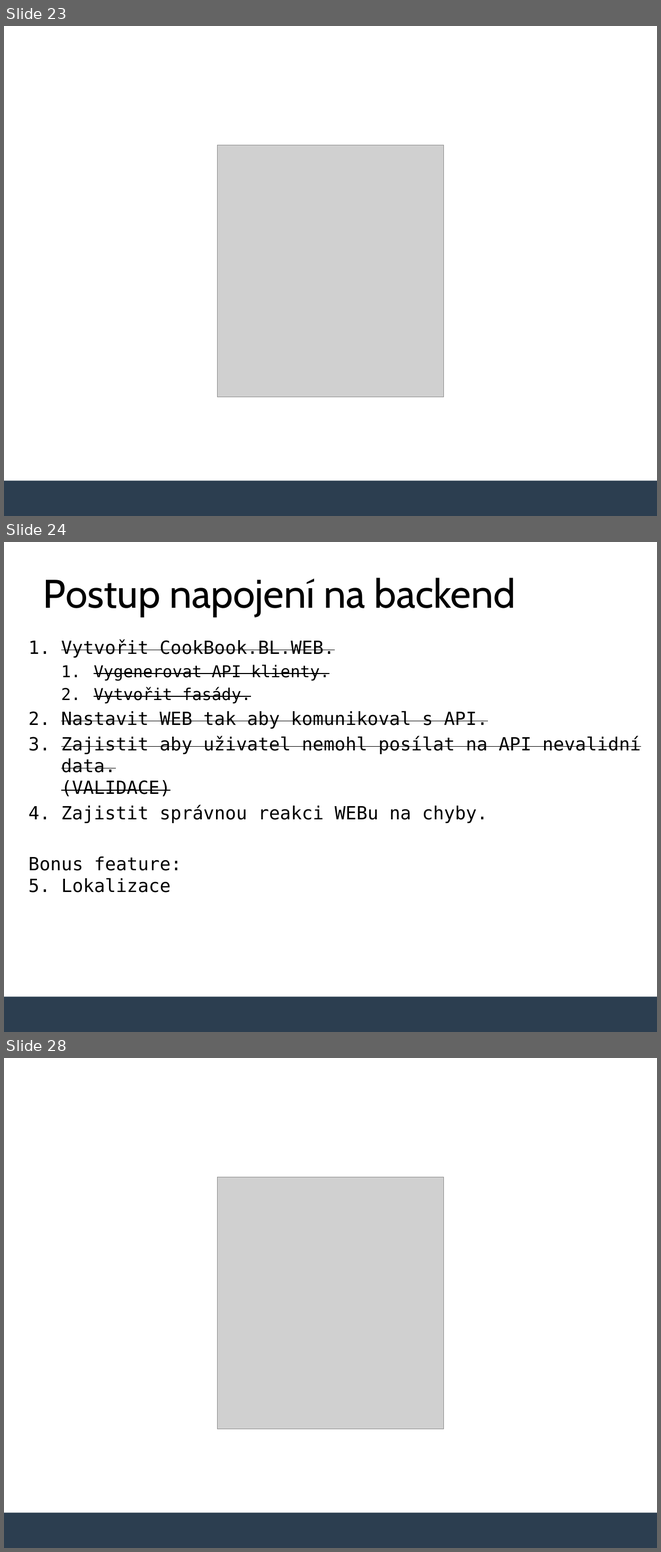
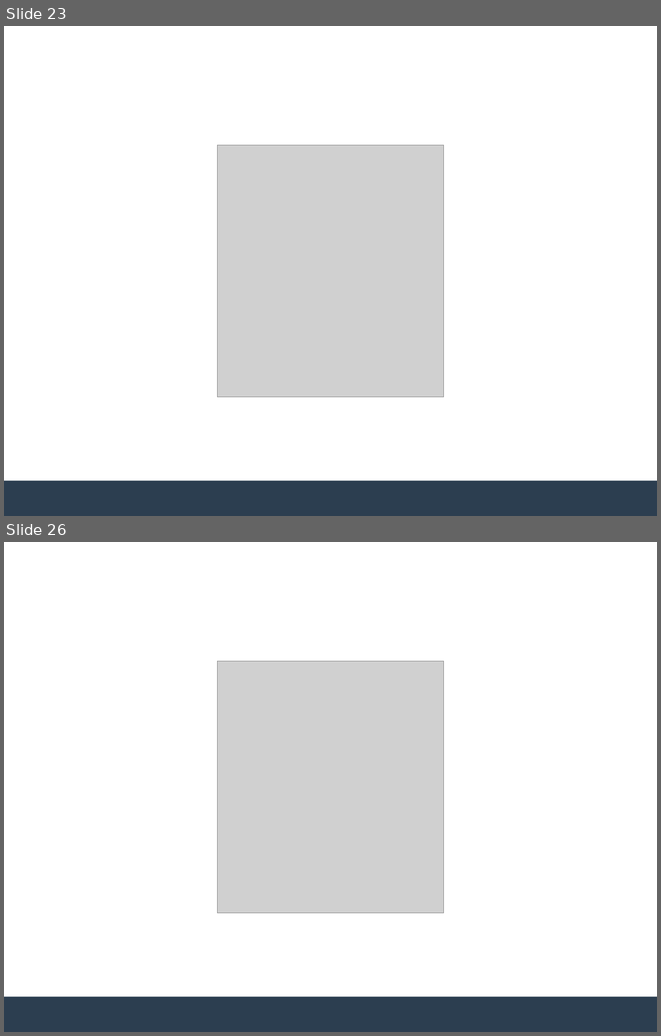
Before and after one commit to MichalTichy/Lecture-Integrating-Blazor-with-Backend, a slide deck: slides.pptx. Shown one above the other, each under a label of ours: slides 23, 24 and 28 before the commit, slides 23 and 26 after it; the slides between them are not shown. The pictures are 661x1552 and 661x1036 pixels, drawn with LibreOffice and Linux fonts; fonts in the diff are those of the drawing; grey boxes stand for pictures; background and template pictures are left out. Boxes give left, top, right and bottom in pixels: in the first picture for what was removed or moved away, otherwise in the second. Text is boxed around its words. In the diff, an @@ line names an element or a change of style, - is before the commit and + after.

```diff
--- a/slides.pptx
+++ b/slides.pptx
@@ slide 24 removed at <box>4,542,657,1032</box>, background #FFFFFF; not listed: 1 template element that a slide beside it also shows @@
@@ title removed at <box>43,578,515,616</box> @@
-Postup napojení na backend
@@ text removed at <box>28,640,641,892</box> @@
-1. Vytvořit CookBook.BL.WEB.
-  1. Vygenerovat API klienty.
-  2. Vytvořit fasády.
-2. Nastavit WEB tak aby komunikoval s API.
-3. Zajistit aby uživatel nemohl posílat na API nevalidní data.
-   (VALIDACE)
-4. Zajistit správnou reakci WEBu na chyby.
-Bonus feature:
-5. Lokalizace
@@ what was slide 28 is now slide 26 @@
```
Also in this commit, not shown: 7 slides changed, 3 slides added, 4 other slides removed.
